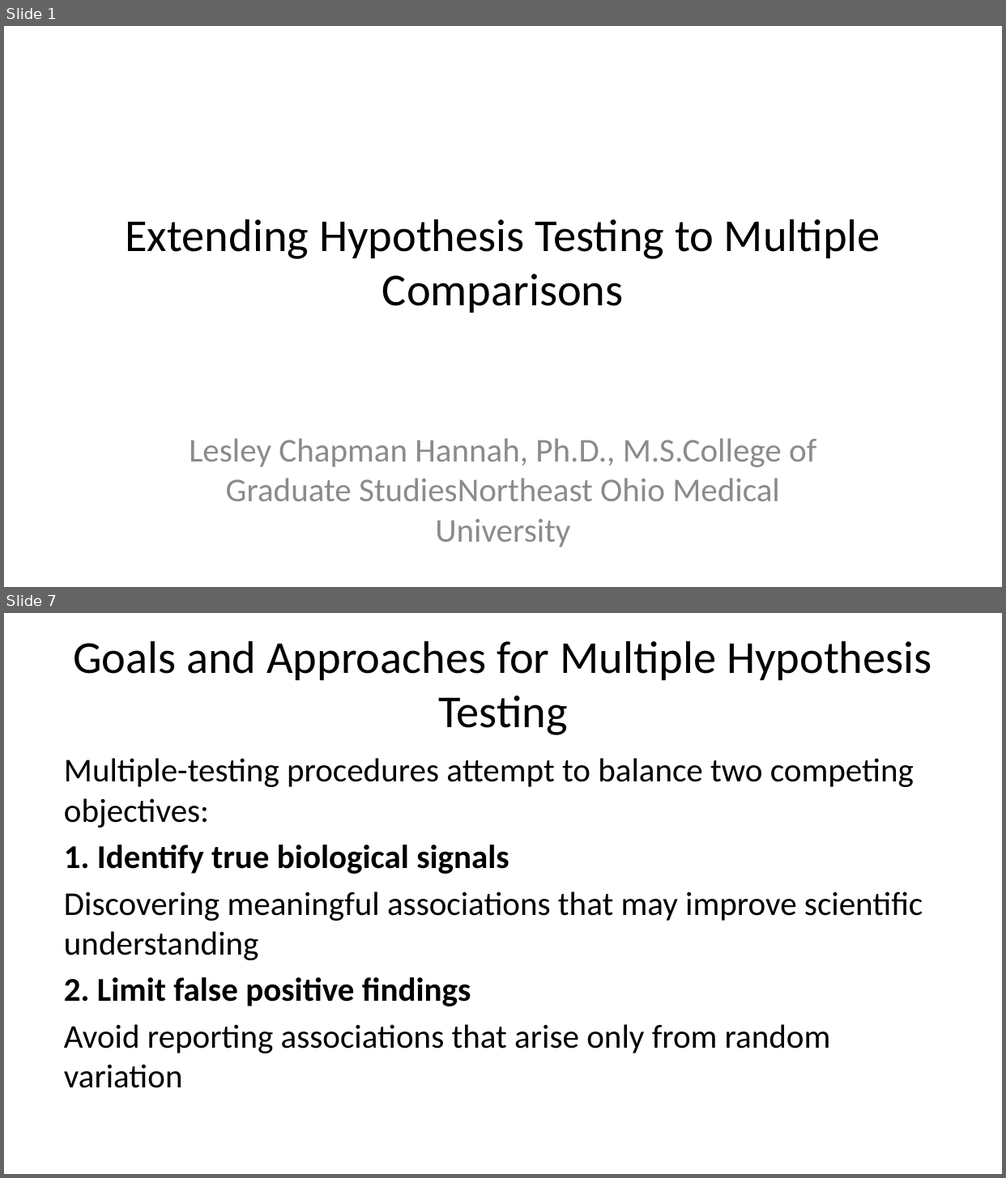
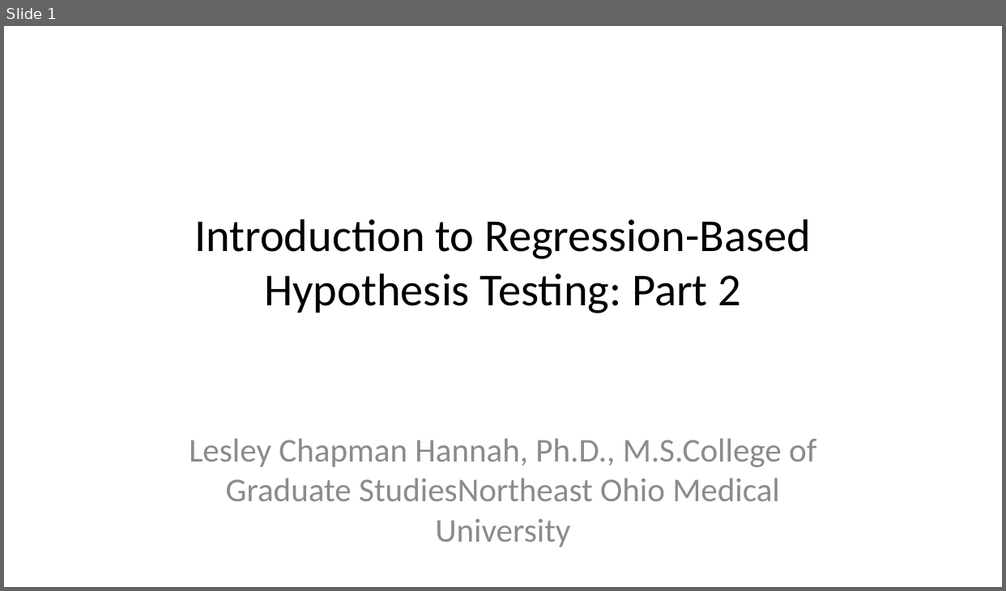
Before and after one commit to lesleymaraina/stats_I_mod_4b_sm2, a slide deck: test_2_082025_pptx.pptx. Shown one above the other, each under a label of ours: slides 1 and 7 before the commit, slide 1 after it; the slides between them are not shown. The pictures are 1006x1178 and 1006x591 pixels, drawn with LibreOffice and Linux fonts; fonts in the diff are those of the drawing. Boxes give left, top, right and bottom in pixels: in the first picture for what was removed or moved away, otherwise in the second. Text is boxed around its words. In the diff, an @@ line names an element or a change of style, - is before the commit and + after.

```diff
--- a/test_2_082025_pptx.pptx
+++ b/test_2_082025_pptx.pptx
@@ slide 7 removed at [4, 613, 1002, 1174], background #FFFFFF @@
@@ title removed at [73, 641, 932, 735] @@
-Goals and Approaches for Multiple Hypothesis Testing
@@ text removed at [64, 758, 923, 1088] @@
-Multiple-testing procedures attempt to balance two competing objectives:
-1. Identify true biological signals
-Discovering meaningful associations that may improve scientific understanding
-2. Limit false positive findings
-Avoid reporting associations that arise only from random variation
@@ slide 1 changed as well @@
@@ title at [194, 219, 810, 314]: text changed @@
-Extending Hypothesis Testing to Multiple Comparisons
+Introduction to Regression-Based Hypothesis Testing: Part 2
```
Also in this commit, not shown: 30 slides added, 23 other slides removed, 4 other files.
